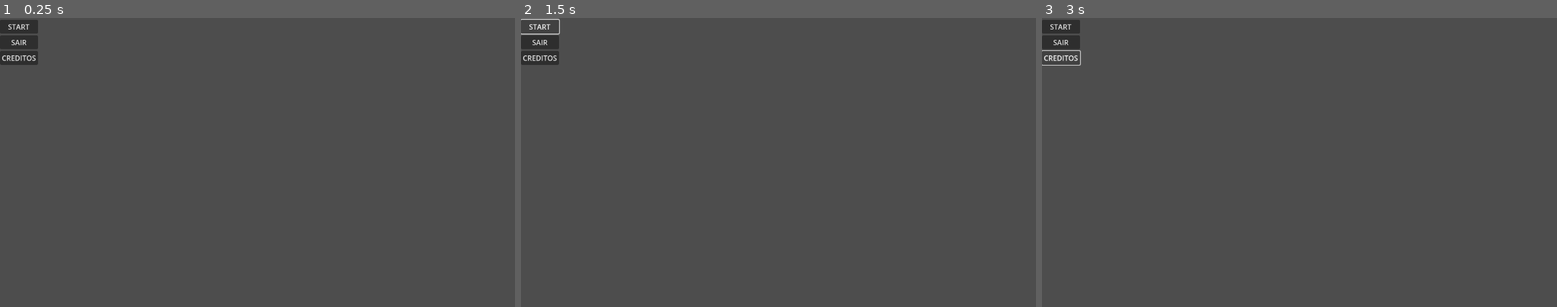
Above: before the commit, frames 1-3 (left to right).
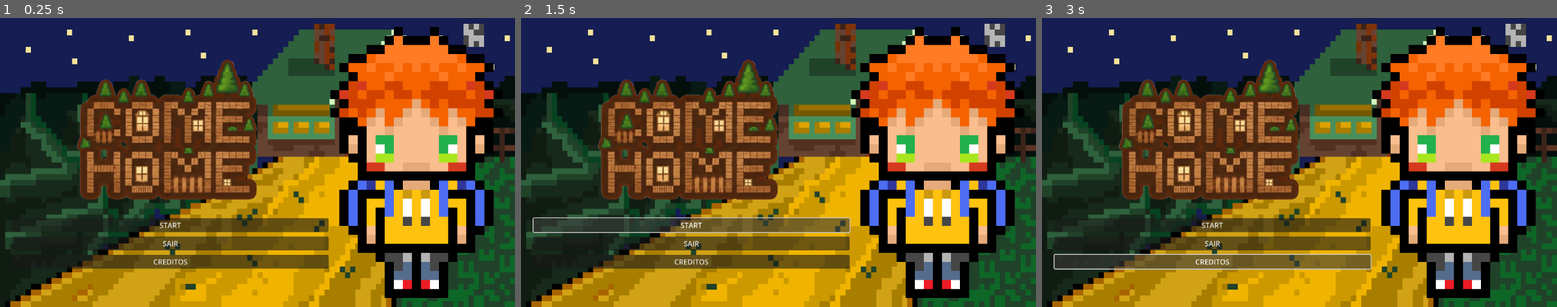
Above: after the commit, the same moments.

Repository: Jhessye/Game-Come-Home
Game: Godot game, scene res://title_screem.tscn
Same seed, same stepped clock (60 frames per second), same inputs: the game is played once before the commit and once after it. The project has no main scene, so this scene is started directly.
Inputs:
- Up to frame 1 (0.25 s): no input
- Up to frame 2 (1.5 s): click "START" at 0.5 s; click "START" at 1.25 s
- Up to frame 3 (3 s): click "START" at 2 s; click "CREDITOS" at 2.75 s

The runs differ from the first frame. In frame 1, 99% of the frame differs, in the area x 0-100%, y 0-100%; in frame 2, 99%; in frame 3, 99%.

Commit message:
costomização da title page

Diff:
--- a/game-come-home/title_screem.tscn
+++ b/game-come-home/title_screem.tscn
@@ -1,4 +1,8 @@
-[gd_scene format=3 uid="uid://idv8oaayck66"]
+[gd_scene load_steps=4 format=3 uid="uid://idv8oaayck66"]
+
+[ext_resource type="Texture2D" uid="uid://bqmd0iata7ml" path="res://homepg/fundo_1.png" id="1_ej6ux"]
+[ext_resource type="Texture2D" uid="uid://djk36exotnocj" path="res://homepg/JOGAR__1_-removebg-preview.png" id="2_nbwvh"]
+[ext_resource type="Texture2D" uid="uid://cnhhvhajs2b3e" path="res://homepg/boneco_1.png" id="3_pbcer"]
 
 [node name="TitleScreem" type="Control"]
 layout_mode = 3
@@ -10,22 +14,34 @@
 
 [node name="bg" type="TextureRect" parent="."]
 layout_mode = 0
-offset_right = 40.0
-offset_bottom = 40.0
+offset_right = 1152.0
+offset_bottom = 648.0
+texture = ExtResource("1_ej6ux")
+expand_mode = 2
 
 [node name="MarginContainer" type="MarginContainer" parent="."]
-layout_mode = 0
-offset_right = 40.0
-offset_bottom = 40.0
+layout_mode = 1
+anchors_preset = 15
+anchor_right = 1.0
+anchor_bottom = 1.0
+grow_horizontal = 2
+grow_vertical = 2
+theme_override_constants/margin_top = 20
+theme_override_constants/margin_bottom = 20
 
 [node name="HBoxContainer" type="HBoxContainer" parent="MarginContainer"]
 layout_mode = 2
+size_flags_horizontal = 4
 
 [node name="VBoxContainer" type="VBoxContainer" parent="MarginContainer/HBoxContainer"]
 layout_mode = 2
+size_flags_horizontal = 6
+size_flags_vertical = 4
+theme_override_constants/separation = 10
 
 [node name="logo" type="TextureRect" parent="MarginContainer/HBoxContainer/VBoxContainer"]
 layout_mode = 2
+texture = ExtResource("2_nbwvh")
 
 [node name="bnt_start" type="Button" parent="MarginContainer/HBoxContainer/VBoxContainer"]
 layout_mode = 2
@@ -41,3 +57,5 @@
 
 [node name="personagem" type="TextureRect" parent="MarginContainer/HBoxContainer"]
 layout_mode = 2
+texture = ExtResource("3_pbcer")
+expand_mode = 3
Binary file added: game-come-home/homepg/JOGAR (1).png
Not shown, added: game-come-home/homepg/JOGAR (1).png.import
Binary file added: game-come-home/homepg/JOGAR.png
Not shown, added: game-come-home/homepg/JOGAR.png.import
Binary file added: game-come-home/homepg/JOGAR__1_-removebg-preview.png
Not shown, added: game-come-home/homepg/JOGAR__1_-removebg-preview.png.import
Binary file added: game-come-home/homepg/boneco_1.png
Not shown, added: game-come-home/homepg/boneco_1.png.import
Binary file added: game-come-home/homepg/fundo_1.png
Not shown, added: game-come-home/homepg/fundo_1.png.import
Binary file added: game-come-home/homepg/logo.png
Not shown, added: game-come-home/homepg/logo.png.import
